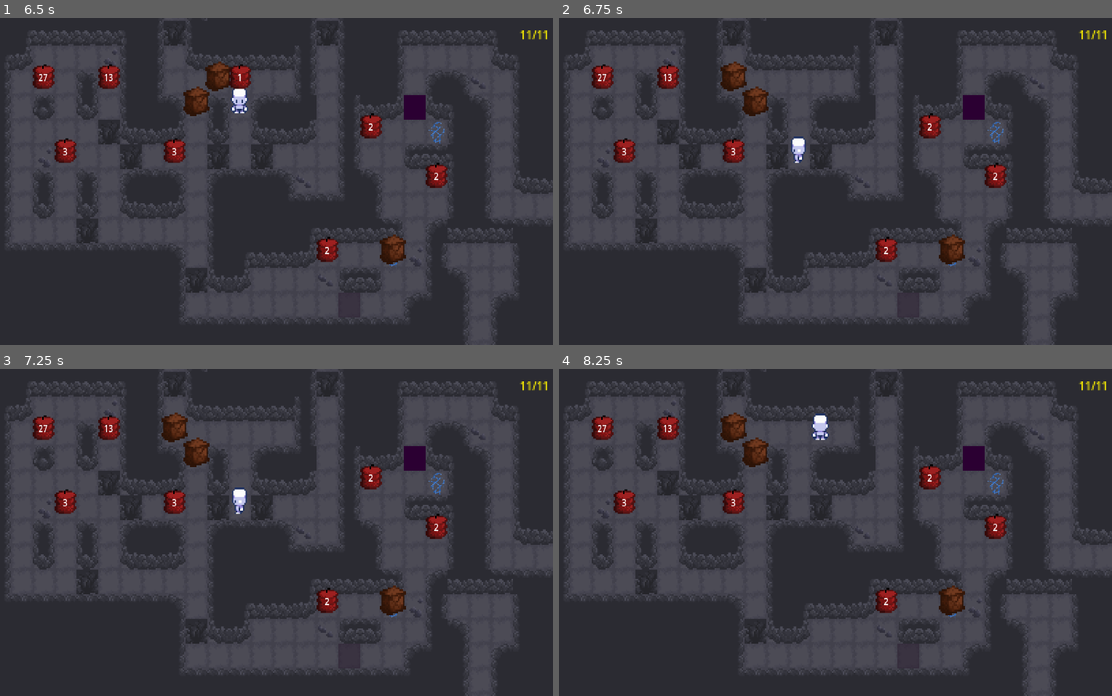
Above: before the commit, frames 1-4 (two rows, left to right).
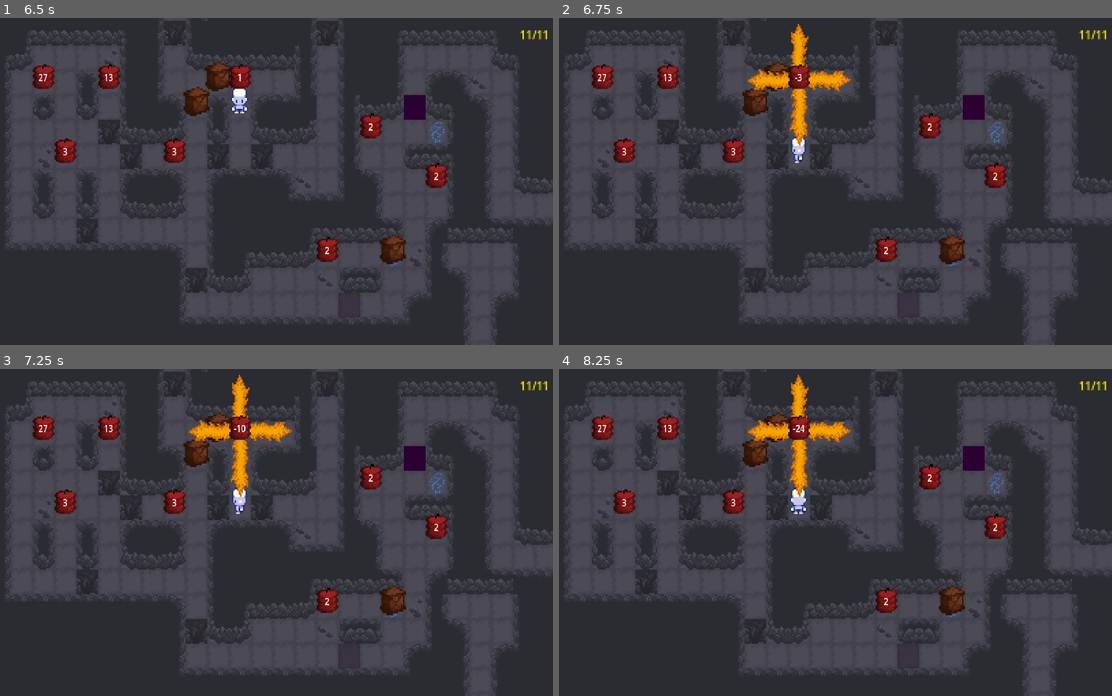
Above: after the commit, the same moments.

Repository: Talisman-J/ExplodingBoxPuzzleGame
Game: Godot game, scene res://scenes/game.tscn
Same seed, same stepped clock (60 frames per second), same inputs: the game is played once before the commit and once after it.
Inputs:
- Up to frame 1 (6.5 s): tap Enter at 0.5 s; hold D (right) 0.53-1.28 s; hold Z (undo) 0.53-1.28 s; tap R (ResetLevel) at 1.25, 2, 2.75, 3.5, 4.15, 4.25 s; hold S (down) 1.28-2.03 s; tap U (RunCustomSolution) at 1.35, 5.85 s; tap Z (undo) at 1.55, 2.85, 3.8, 4.35, 6.05 s; hold D (right) 2.03-2.78 s; hold Z (undo) 2.03-2.78 s; hold Up (ui_up) 2.78-3.53 s; hold U (RunCustomSolution) 3.53-4.28 s; hold A (left) 3.53-5.03 s; hold S (down) 5.03-5.78 s; hold Z (undo) 5.03-5.78 s; hold D (right) from 5.78 s (still down)
- Up to frame 2 (6.75 s): release D (right) at 6.53 s; hold Up (ui_up) from 6.53 s (still down); hold Z (undo) from 6.53 s (still down)
- Up to frame 3 (7.25 s): keep holding Up (ui_up); keep holding Z (undo)
- Up to frame 4 (8.25 s): release Up (ui_up) at 7.28 s; release Z (undo) at 7.28 s; hold D (right) 7.28-8.03 s; tap Z (undo) at 7.35 s; hold S (down) from 8.03 s (still down); hold U (RunCustomSolution) from 8.03 s (still down)

Frame 1 is identical in both runs. In frame 2, 2.0% of the frame differs, in the area x 29-53%, y 1-40%; in frame 3, 2.0%; in frame 4, 2.3%, in the area x 29-53%, y 1-45%.
Error after the commit: Invalid access of index '0' on a base object of type: 'Array[Area2D]'. (res://scripts/explodeBox.gd:450)

Commit message:
Fixed bug where boxes pushed into a wall could no longer move. Made exploding boxes able to blow each other up and cause the countdown to tick down.

Diff:
--- a/scenes/explode_box.tscn
+++ b/scenes/explode_box.tscn
@@ -8,6 +8,9 @@
 
 [sub_resource type="RectangleShape2D" id="RectangleShape2D_h6g1i"]
 size = Vector2(10, 21)
+
+[sub_resource type="RectangleShape2D" id="RectangleShape2D_68404"]
+size = Vector2(10, 10)
 
 [node name="ExplodeBox" type="Node2D"]
 
@@ -123,6 +126,12 @@
 region_enabled = true
 region_rect = Rect2(32, 32, 32, 16)
 
+[node name="ExplodeBoxArea" type="Area2D" parent="explodingBox"]
+
+[node name="ExplodeBoxAreaColl" type="CollisionShape2D" parent="explodingBox/ExplodeBoxArea"]
+shape = SubResource("RectangleShape2D_68404")
+debug_color = Color(0.547023, 0.40472, 0.9973, 0.42)
+
 [connection signal="area_entered" from="explodingBox/Fire/FireUpArea" to="explodingBox" method="_on_fire_up_area_area_entered"]
 [connection signal="area_entered" from="explodingBox/Fire/FireDownArea" to="explodingBox" method="_on_fire_down_area_area_entered"]
 [connection signal="area_entered" from="explodingBox/Fire/FireRightArea" to="explodingBox" method="_on_fire_right_area_area_entered"]
--- a/scenes/game.tscn
+++ b/scenes/game.tscn
@@ -425,6 +425,9 @@
 [node name="Boxes3" parent="AllLevels/Level3/Level3ExplodeBox/ExplodeBox2" instance=ExtResource("3_lnu2h")]
 position = Vector2(32, 0)
 
+[node name="ExplodeBox" parent="AllLevels/Level3/Level3ExplodeBox/ExplodeBox2" instance=ExtResource("4_p57ef")]
+position = Vector2(-48, -16)
+
 [node name="Level3WallExplode" type="Node" parent="AllLevels/Level3"]
 
 [node name="Level3ExitWallExplode" type="Node" parent="AllLevels/Level3"]
--- a/scripts/explodeBox.gd
+++ b/scripts/explodeBox.gd
@@ -12,6 +12,8 @@
 var moves: Array = [] #Holds the position and the MOVECOUNT the box was moved on.
 var initPos = position
 var exploding = false
+var undoing = false
+var gettingPushed = false
 
 
 var MOVECOUNT : int = 0
@@ -28,10 +30,13 @@
 	initExplosionTimer()
 
 func _on_moveCountChange(newMoveCount):
-	if newMoveCount < MOVECOUNT:
+	if newMoveCount <= MOVECOUNT:
 		# Check undo for if position is there.
-		check_undo()
-		MOVECOUNT = newMoveCount
+
+		#TODO: Undo is off by one. Should make it so that increments by one in the movement function
+		# Decrement by one in the undo function.
+		while MOVECOUNT > newMoveCount:
+			check_undo()
 		if hasMoved:
 			updateExplosionTimer(1)
 	else:
@@ -40,40 +45,183 @@
 		if hasMoved:
 			updateExplosionTimer(-1)
 
+	#if newMoveCount < MOVECOUNT:
+		## Check undo for if position is there.
+		#check_undo()
+		#MOVECOUNT = newMoveCount
+		#if hasMoved:
+			#updateExplosionTimer(1)
+	#else:
+		## Update for undo to be able to keep track of which move box was moved on.
+		#MOVECOUNT = newMoveCount
+		#if hasMoved:
+			#updateExplosionTimer(-1)
+
+
+#func push_box(direction) -> bool:
+	#if moving:
+		#return didMove # Prevent new movement until done with current one
+#
+	## Only react to key presses (no continuous movement)
+	#if direction == "right":
+		#input_vector = Vector2(1, 0)
+		#attempt_move("right")
+	#elif direction == "left":
+		#input_vector = Vector2(-1, 0)
+		#attempt_move("left")
+	#elif direction == "up":
+		#input_vector = Vector2(0, -1)
+		#attempt_move("up")
+	#elif direction == "down":
+		#input_vector = Vector2(0, 1)
+		#attempt_move("down")
+	#return didMove
+#
+#func attempt_move(direction):
+	#hasMoved = true
+	#if didMove == true:
+		#didMove = false #shitty code
+		#
+	#var target_pos = currPos + input_vector * TILE_SIZE
+	## You could add collision checks here if needed (e.g., walls)
+	#if can_move_to(direction):
+		#currPos = target_pos
+		#moving = true # Lock until move completes
+		#didMove = true
+		#moves.append([position, MOVECOUNT])
+	#position = currPos
+	#moving = false
+#
+#var inputs = {
+	#"right": Vector2.RIGHT,
+	#"left": Vector2.LEFT,
+	#"up": Vector2.UP,
+	#"down": Vector2.DOWN}
+	#
+#func can_move_to(checkPos) -> bool:
+	#var angleDir = inputs[checkPos].angle()
+	#ray.rotation = angleDir + PI/2
+	#ray.force_raycast_update()
+	#
+	#if !ray.is_colliding():
+		#return true
+	#else:
+		#return false
+#
+#
+##For undo keep track of a global moveCount variable.
+##Whenever box is moved, add vector new pos and moveCount to 2D array
+##For each time moveCount decrements (using signals), check if == to stored moveCount.
+##If so: pop_back and move box to new back (next newest move).
+#
+##This way it stores only the necessary stuff and only calls it when necessary to hopefully be at least somewhat efficient.
+#func check_undo():
+	#if moves.size() > 0:
+		#var currListItem = moves.get(moves.size() - 1)
+		#if (MOVECOUNT - 1) == currListItem.get(1):
+			#moves.pop_back()
+			#currPos = currListItem.get(0)
+			#self.position += (currPos - position)
+	#if moves.size() == 0:
+		#currPos = initPos
+		#self.position = initPos
 
 func push_box(direction) -> bool:
+	print("This is run")
+	hasMoved = true
 	if moving:
 		return didMove # Prevent new movement until done with current one
+	if didMove == true:
+		didMove = false
 
 	# Only react to key presses (no continuous movement)
 	if direction == "right":
 		input_vector = Vector2(1, 0)
-		attempt_move("right")
+		if moveRight():
+			moves.append(["MoveRight", MOVECOUNT])
+			didMove = true
 	elif direction == "left":
 		input_vector = Vector2(-1, 0)
-		attempt_move("left")
+		if moveLeft():
+			moves.append(["MoveLeft", MOVECOUNT])
+			didMove = true
 	elif direction == "up":
 		input_vector = Vector2(0, -1)
-		attempt_move("up")
+		if moveUp():
+			moves.append(["MoveUp", MOVECOUNT])
+			didMove = true
 	elif direction == "down":
 		input_vector = Vector2(0, 1)
-		attempt_move("down")
+		if moveDown():
+			moves.append(["MoveDown", MOVECOUNT])
+			didMove = true
+	else:
+		didMove = false
 	return didMove
 
-func attempt_move(direction):
-	hasMoved = true
-	if didMove == true:
-		didMove = false #shitty code
-
-	var target_pos = currPos + input_vector * TILE_SIZE
-	# You could add collision checks here if needed (e.g., walls)
-	if can_move_to(direction):
-		currPos = target_pos
-		moving = true # Lock until move completes
-		didMove = true
-		moves.append([position, MOVECOUNT])
-	position = currPos
-	moving = false
+
+func moveUp():
+	moving = true
+	var targPos = currPos + inputs["up"] * TILE_SIZE
+	if can_move_to("up"):
+		currPos = targPos
+		position = currPos
+		moving = false
+		return true
+	else:
+		moving = false
+		return false
+
+
+func moveDown():
+	moving = true
+	var targPos = currPos + inputs["down"] * TILE_SIZE
+	if can_move_to("down"):
+		currPos = targPos
+		position = currPos
+		moving = false
+		return true
+	else:
+		moving = false
+		return false
+
+
+func moveLeft():
+	moving = true
+	var targPos = currPos + inputs["left"] * TILE_SIZE
+	if can_move_to("left"):
+		currPos = targPos
+		position = currPos
+		moving = false
+		return true
+	else:
+		moving = false
+		return false
+
+
+func moveRight():
+	moving = true
+	var targPos = currPos + inputs["right"] * TILE_SIZE
+	if can_move_to("right"):
+		currPos = targPos
+		position = currPos
+		moving = false
+		return true
+	else:
+		moving = false
+		return false
+
+
+func moveAuto(dir):
+	if(dir == "up"):
+		moveUp()
+	if(dir == "down"):
+		moveDown()
+	if(dir == "left"):
+		moveLeft()
+	if(dir == "right"):
+		moveRight()
+
 
 var inputs = {
 	"right": Vector2.RIGHT,
@@ -81,6 +229,7 @@
 	"up": Vector2.UP,
 	"down": Vector2.DOWN}
 
+
 func can_move_to(checkPos) -> bool:
 	var angleDir = inputs[checkPos].angle()
 	ray.rotation = angleDir + PI/2
@@ -89,25 +238,154 @@
 	if !ray.is_colliding():
 		return true
 	else:
+		var collidedNode = ray.get_collider()
+		if collidedNode.name == "pushableBox" or (collidedNode.name == "explodingBox") or collidedNode.name == "Player":
+			if exploding:
+				if collidedNode.push_other(checkPos):
+					return true
+			else:
+				if (collidedNode.name == "Player" or collidedNode.name == "pushableBox" or collidedNode.name == "explodingBox") and undoing:
+					# Allows the box to move back to its original position if undoing.
+					# Otherwise, it collides with the player as the box tries to undo before the player undoes.
+					return true
+				if collidedNode.name == "Player":
+					return false
+				else:
+					if collidedNode.push_box(checkPos):
+						return true
 		return false
 
-
-#For undo keep track of a global moveCount variable.
-#Whenever box is moved, add vector new pos and moveCount to 2D array
-#For each time moveCount decrements (using signals), check if == to stored moveCount.
-#If so: pop_back and move box to new back (next newest move).
-
-#This way it stores only the necessary stuff and only calls it when necessary to hopefully be at least somewhat efficient.
+func getListActions(num):
+	var actions = []
+	for move in moves:
+		if move.get(1) == (num - 1):
+			if move.get(0) == "Explode":
+				# So when undoing explosion logic is handled first before any movment/inaction/pushing logic. Prevents weirdness.
+				actions.insert(0, move)
+			else:
+				actions.append(move)
+	return actions
+
 func check_undo():
-	if moves.size() > 0:
-		var currListItem = moves.get(moves.size() - 1)
-		if (MOVECOUNT - 1) == currListItem.get(1):
-			moves.pop_back()
-			currPos = currListItem.get(0)
-			self.position += (currPos - position)
-	if moves.size() == 0:
-		currPos = initPos
-		self.position = initPos
+	var actions = getListActions(MOVECOUNT)
+	if actions.is_empty():
+		if MOVECOUNT > 0:
+			MOVECOUNT -= 1
+		return
+	else:
+		undoing = true
+		for action in actions:
+			if moves.size() > 0:
+				# Get each action for current MOVECOUNT. Loop through them. Will avoid the weird jank especially when not having an "Inactive" signal.
+				# Also means multiple events can happen at once.
+				#Undo Explosion
+				if action[0] == "Explode":
+					if action[3] == "up":
+						input_vector = Vector2(0, -1)
+						print(action[2])
+						for i in range(action[2]): # Gets the distance box travelled while exploding.
+							moveDown()
+
+
+					if action[3] == "down":
+						input_vector = Vector2(0, 1)
+						print(action[2])
+						for i in range(action[2]): # Gets the distance box travelled while exploding.
+							moveUp()
+
+
+					if action[3] == "right":
+						input_vector = Vector2(1, 0)
+						print(action[2])
+						for i in range(action[2]): # Gets the distance box travelled while exploding.
+							moveLeft()
+
+
+					if action[3] == "left":
+						input_vector = Vector2(-1, 0)
+						print(action[2])
+						for i in range(action[2]): # Gets the distance box travelled while exploding.
+							moveRight()
+
+
+				#MOVEMENT UNDO
+				if action[0] == "MoveUp":
+					input_vector = Vector2(0, -1)
+					moveDown()
+
+				if action[0] == "MoveDown":
+					input_vector = Vector2(0, 1)
+					moveUp()
+
+				if action[0] == "MoveRight":
+					input_vector = Vector2(1, 0)
+					moveLeft()
+
+				if action[0] == "MoveLeft":
+					input_vector = Vector2(-1, 0)
+					moveRight()
+
+				#PUSHED UNDO
+				if action[0] == "PushUp":
+					input_vector = Vector2(0, -1)
+					moveDown()
+				if action[0] == "PushDown":
+					input_vector = Vector2(0, 1)
+					moveUp()
+				if action[0] == "PushRight":
+					input_vector = Vector2(1, 0)
+					moveLeft()
+				if action[0] == "PushLeft":
+					input_vector = Vector2(-1, 0)
+					moveRight()
+				moves.pop_back()
+		if MOVECOUNT > 0:
+			MOVECOUNT -= 1
+	undoing = false
+
+func explode(dir):
+	exploding = true
+	hasMoved = true
+	var distance = 0
+	if can_move_to(dir):
+		moveAuto(dir)
+		distance += 1
+	if can_move_to(dir):
+		moveAuto(dir)
+		distance += 1
+	moves.append(["Explode", MOVECOUNT - 1, distance, dir])
+
+	exploding = false
+
+
+func push_other(direction) -> bool:
+	if moving:
+		return didMove # Prevent new movement until done with current one
+	gettingPushed = true #Likely not necessary. Have this in case I need it later.
+	if direction == "right":
+		input_vector = Vector2(1, 0)
+		moveRight()
+		moves.append(["PushRight", MOVECOUNT - 1])
+	elif direction == "left":
+		input_vector = Vector2(-1, 0)
+		moveLeft()
+		moves.append(["PushLeft", MOVECOUNT - 1])
+	elif direction == "up":
+		input_vector = Vector2(0, -1)
+		moveUp()
+		moves.append(["PushUp", MOVECOUNT - 1])
+	elif direction == "down":
+		input_vector = Vector2(0, 1)
+		moveDown()
+		moves.append(["PushDown", MOVECOUNT - 1])
+	gettingPushed = false
+	return didMove
+
+
+
+
+
+
 
 #HOW TO CHANGE THIS: Right click on the exploding box scene, turn on editable-children.
 @export var countdown : int = 5
@@ -142,7 +420,7 @@
 		hasMoved = false
 	textDisplay.text = str(tempCountdown)
 	if prevCountdown > 0 and tempCountdown == 0:
-		explode()
+		blowUp()
 
 func initExplosionTimer():
 	# Inputs the proper value into the exploding box.
@@ -150,9 +428,9 @@
 	textDisplay.text = str(countdown)
 
 
-
 signal finishedVisualExplosion() #finishedVis
-func explode():
+func blowUp(): # Horrible naming scheme to have explode and blowUp in the same object but this handles the explosion logic while explode handles logic for being exploded.
+
 	#Change the name of this method to something else so that exploding boxes can blow up each other.
 	if !exploded:
 		exploding = true
@@ -169,7 +447,7 @@
 		var downObjects = $Fire/FireDownArea.get_overlapping_areas()
 		var leftObjects = $Fire/FireLeftArea.get_overlapping_areas()
 		var rightObjects = $Fire/FireRightArea.get_overlapping_areas()
-
+		print(upObjects[0].get_parent())
 
 		for i in range(0, 2, 1):
 			print("This printed")
@@ -203,40 +481,6 @@
 	if exploding:
 		area.get_parent().explode("left")
 
-
-
-
-
-
-		#var expRad = $ExplosionRadius
-		#var angleDir
-		#for input in inputs:
-			#expRad.clear_exceptions()
-			#expRad.force_raycast_update()
-			#angleDir = inputs[input].angle()
-			#expRad.rotation = angleDir + PI/2
-			#expRad.force_raycast_update()
-			#
-			#var hitObjects = []
-			#var directions = []
-			#for i in range(2): # limit attempts to prevent infinite loop
-				#expRad.force_raycast_update()
-				#if expRad.is_colliding():
-					#var obj = expRad.get_collider()
-					#hitObjects.append(obj)
-					#
-					#expRad.add_exception(obj) # avoid hitting it again
-				#else:
-					#break
-			#for object in hitObjects:
-				#object.explode(input) #Make sure this is implemented in every object.
-		#await player.moveCountChange
-		#self.visible = false
-		##print("VISIBLE IS FALSEEEEEEEEEEE")
-		#finishedVisualExplosion.emit()
-
-
-
 func resetLevel():
 	position = resetPos
 	currPos = resetPos
--- a/scripts/pushBox.gd
+++ b/scripts/pushBox.gd
@@ -1,7 +1,7 @@
 class_name PushBox
 extends CharacterBody2D
 
-#var currPos = Vector2(0, 0)
+
 var currPos = position
 var resetPos = position
 var input_vector = Vector2.ZERO
@@ -44,60 +44,32 @@
 		return didMove # Prevent new movement until done with current one
 	if didMove == true:
 		didMove = false
+
 	# Only react to key presses (no continuous movement)
 	if direction == "right":
 		input_vector = Vector2(1, 0)
 		if moveRight():
-			print("BOX IS PUSHED ON THIS TURN")
 			moves.append(["MoveRight", MOVECOUNT])
 			didMove = true
 	elif direction == "left":
 		input_vector = Vector2(-1, 0)
 		if moveLeft():
-			print("BOX IS PUSHED ON THIS TURN")
 			moves.append(["MoveLeft", MOVECOUNT])
 			didMove = true
 	elif direction == "up":
 		input_vector = Vector2(0, -1)
 		if moveUp():
-			print("BOX IS PUSHED ON THIS TURN")
 			moves.append(["MoveUp", MOVECOUNT])
 			didMove = true
 	elif direction == "down":
 		input_vector = Vector2(0, 1)
 		if moveDown():
-			print("BOX IS PUSHED ON THIS TURN")
 			moves.append(["MoveDown", MOVECOUNT])
 			didMove = true
 	else:
-		print("NOTHING HAPPENED TO BOX")
 		didMove = false
-	print("PUSH BOX IS RUN HERE")
 	return didMove
 
-#Handles if the box is pushed during an explosion
-#func push_other(direction) -> bool:
-	#if moving:
-		#return didMove # Prevent new movement until done with current one
-	#gettingPushed = true
-	#moves.append([position, MOVECOUNT - 1])
-	## Only react to key presses (no continuous movement)
-	#if direction == "right":
-		#input_vector = Vector2(1, 0)
-		##attempt_move("right")
-	#elif direction == "left":
-		#input_vector = Vector2(-1, 0)
-		##attempt_move("left")
-	#elif direction == "up":
-		#input_vector = Vector2(0, -1)
-		##attempt_move("up")
-	#elif direction == "down":
-		#input_vector = Vector2(0, 1)
-		##attempt_move("down")
-	#gettingPushed = false
-	#print("PUSH OTHER IS RUN HERE")
-	##moves.append([position, MOVECOUNT])
-	#return didMove
 
 func moveUp():
 	moving = true
@@ -108,6 +80,7 @@
 		moving = false
 		return true
 	else:
+		moving = false
 		return false
 
 
@@ -120,6 +93,7 @@
 		moving = false
 		return true
 	else:
+		moving = false
 		return false
 
 
@@ -132,6 +106,7 @@
 		moving = false
 		return true
 	else:
+		moving = false
 		return false
 
 
@@ -144,6 +119,7 @@
 		moving = false
 		return true
 	else:
+		moving = false
 		return false
 
 
@@ -156,7 +132,6 @@
 		moveLeft()
 	if(dir == "right"):
 		moveRight()
-
 
 
 var inputs = {
@@ -191,31 +166,8 @@
 						return true
 		return false
 
-
-#For undo keep track of a global moveCount variable.
-#Whenever box is moved, add vector new pos and moveCount to 2D array
-#For each time moveCount decrements (using signals), check if == to stored moveCount.
-#If so: pop_back and move box to new back (next newest move).
-
-#This way it stores only the necessary stuff and only calls it when necessary to hopefully be at least somewhat efficient.
-
-#func check_undo():
-	##print("Size of moves is: ", moves.size())
-	#if moves.size() > 0:
-		#var currListItem = moves.get(moves.size() - 1)
-		##print("OUTSIDE the if statement: ",currListItem.get(1))
-		#if (MOVECOUNT - 1) == currListItem.get(1):
-			##print("Inside the if statement: ",currListItem.get(1))
-			#moves.pop_back()
-			#currPos = currListItem.get(0)
-			#self.position += (currPos - position)
-	#if moves.size() == 0:
-		#currPos = initPos
-		#self.position = initPos
-
 func getListActions(num):
 	var actions = []
-	#print("THIS IS CALLED WITH THE NUMBER: ", num - 1)
 	for move in moves:
 		if move.get(1) == (num - 1):
 			if move.get(0) == "Explode":
@@ -237,7 +189,6 @@
 			if moves.size() > 0:
 				# Get each action for current MOVECOUNT. Loop through them. Will avoid the weird jank especially when not having an "Inactive" signal.
 				# Also means multiple events can happen at once.
-				#print("TRYING TO UNDO THE ACTION: ", action[0])
 				#Undo Explosion
 				if action[0] == "Explode":
 					if action[3] == "up":
@@ -304,33 +255,7 @@
 	undoing = false
 
 func explode(dir):
-	#exploding = true
-	#print(dir)
-	#if moves.size() <= 0:
-		#moves.append([position, MOVECOUNT - 1])
-	#if moves.size() > 0:
-		#var lastElement = moves[moves.size() - 1]
-		#if lastElement.get(1) != MOVECOUNT - 1:
-			#moves.append([position, MOVECOUNT - 1])
-	#
-	##print("Before explosion: ", MOVECOUNT - 1, " Movecount and ", position, " Position" )
-	#push_box(dir)
-	#if worked == true:
-		#moves.pop_back()
-	#push_box(dir)
-	#if worked == true:
-		#moves.pop_back()
-	##print(MOVECOUNT, " Movecount and ", position, " Position" )
-	#print("Box Blew UP")
-	#
-	#exploding = false
-	#reference instance at countdown of 1 instead of 0. Return to 1 when countdown returns to 1
-	#print("EXPLODED ON MOVE: ", MOVECOUNT)
 	exploding = true
-	#dead = true
-	#exploded = true
-
-
 	var distance = 0
 	if can_move_to(dir):
 		moveAuto(dir)
@@ -338,16 +263,9 @@
 	if can_move_to(dir):
 		moveAuto(dir)
 		distance += 1
-	#print("Explode" + dir)
-	#print(distance)
 	moves.append(["Explode", MOVECOUNT - 1, distance, dir])
 
 	exploding = false
-
-	#ISSUE HERE:
-	#Saves the position of before explosion and after on the same turn.
-	#Have a prepare signal that sends warning at countdown of 1 and saves.
-
 
 
 func push_other(direction) -> bool:
@@ -373,11 +291,6 @@
 	gettingPushed = false
 	return didMove
 
-#func _unhandled_input(event):
-	#if event.is_action_pressed("ResetLevel"):
-		## "r"
-		#resetLevel()
-
 func resetLevel():
 	print("BOX RESET LEVEL IS CALLED")
 	position = resetPos
Not shown: 1 places in scenes/explode_box.tscn that only renumber resources
